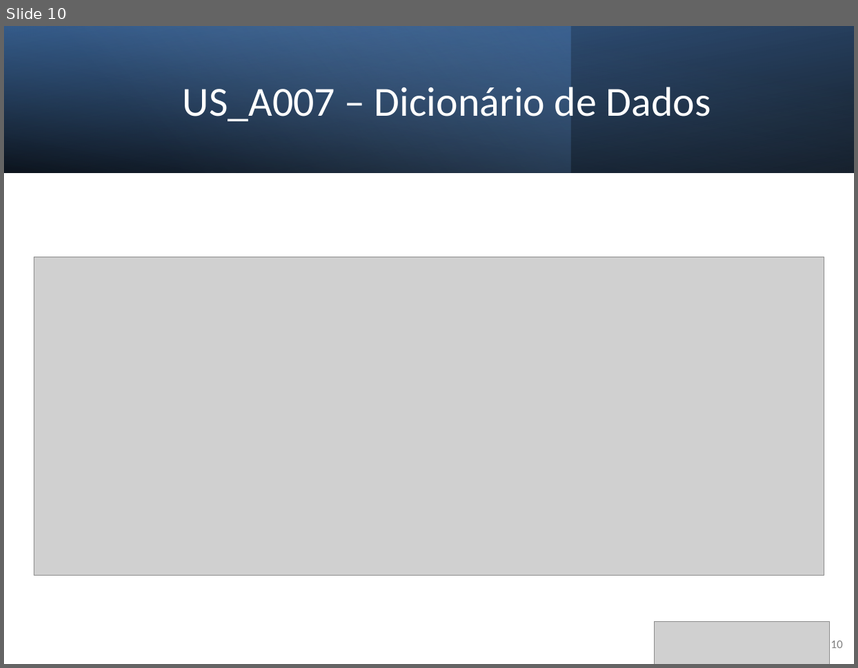
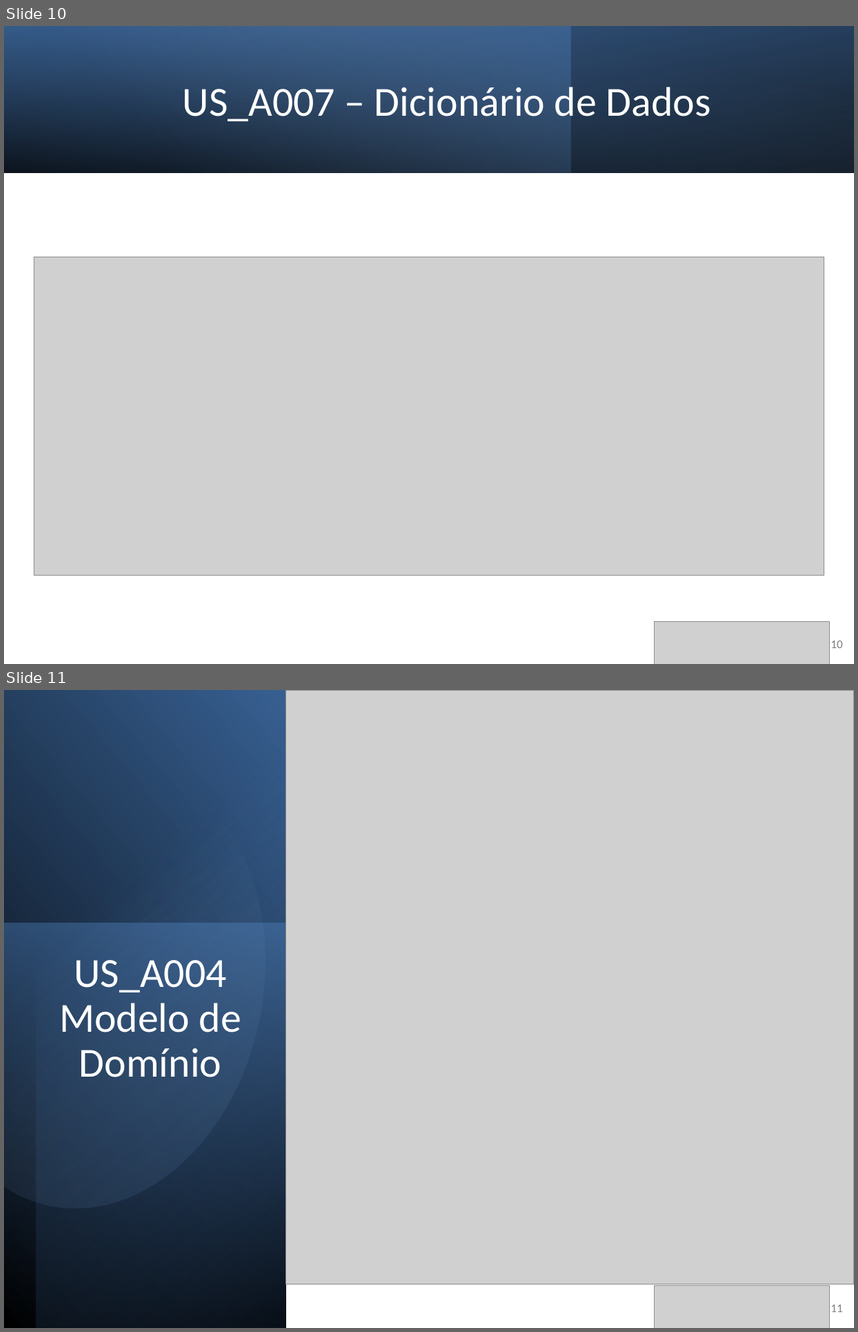
Before and after one commit to joaoventura2024064-dev/ISTECPROJ2526, a slide deck: docs/Sprint_A_Apresentacao_v0.pptx. Shown one above the other, each under a label of ours: slide 10 before the commit, slides 10 and 11 after it. The pictures are 858x668 and 858x1332 pixels, drawn with LibreOffice and Linux fonts; fonts in the diff are those of the drawing; grey boxes stand for pictures. Boxes give left, top, right and bottom in pixels: in the first picture for what was removed or moved away, otherwise in the second. Text is boxed around its words. In the diff, an @@ line names an element or a change of style, - is before the commit and + after.

```diff
--- a/docs/Sprint_A_Apresentacao_v0.pptx
+++ b/docs/Sprint_A_Apresentacao_v0.pptx
@@ slide 11 added at (4, 690, 854, 1328), background #FFFFFF @@
@@ rectangle added at (5, 690, 286, 1328), fill gradient #000000 to #376092 @@
@@ rectangle added at (36, 690, 286, 1328), fill gradient #000000 to #4F81BD @@
@@ picture added at (286, 690, 854, 1283) @@
@@ freeform shape added at (4, 744, 304, 1239), fill gradient #95B3D7 to #376092 @@
@@ rectangle added at (4, 923, 285, 1327), fill gradient #4F81BD to #254061 @@
@@ title added at (59, 960, 241, 1077), 35 pt, text #FFFFFF @@
+US_A004 Modelo de Domínio
@@ picture added at (654, 1285, 829, 1328) @@
@@ page number added at (831, 1304, 842, 1312), 10 pt, text #808080 @@
+11
```
Also in this commit, not shown: 2 slides changed, 3 other slides added.
